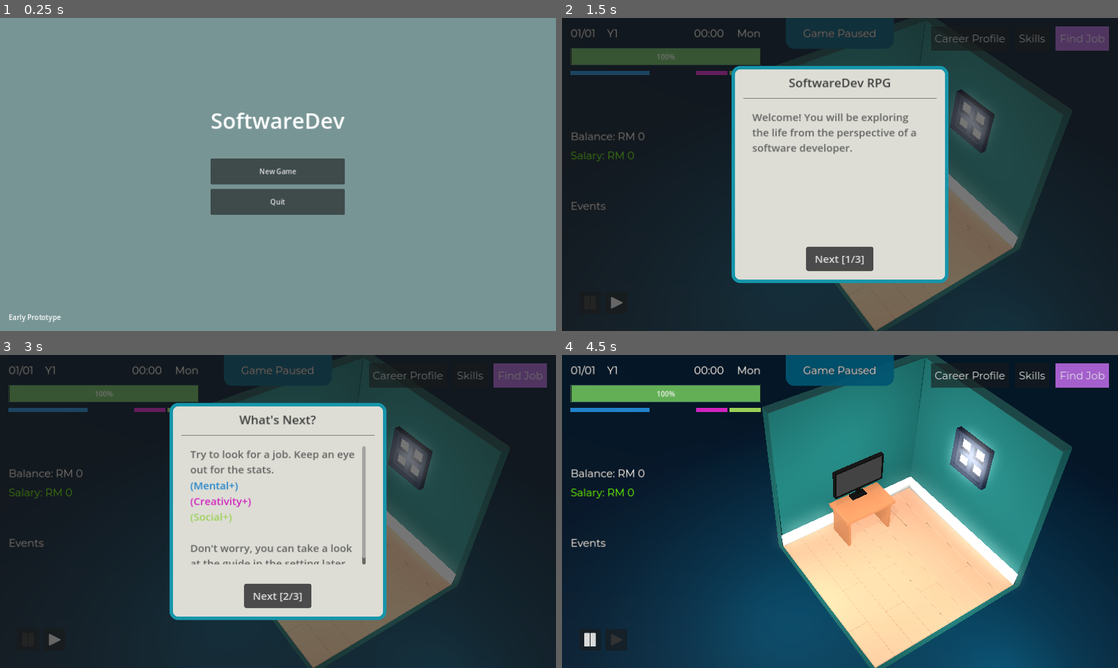
Above: before the commit, frames 1-4 (two rows, left to right).
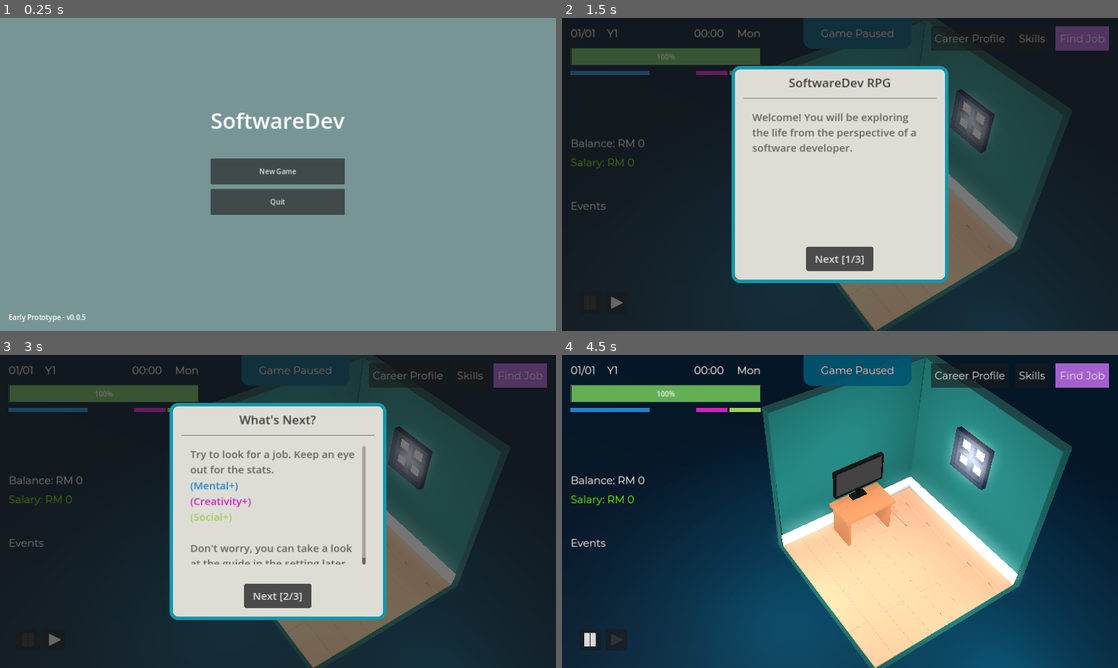
Above: after the commit, the same moments.

Repository: Xavier-IV/silver-ili
Game: Godot game, scene res://main.tscn
Two runs of this game, one before a commit and one after it. Both use one fixed random seed, a clock stepped at 60 frames per second and the inputs below.
Inputs (mouse positions are in pixels of both pictures, inside the frame that each line leads up to):
- Up to frame 1 (0.25 s): no input
- Up to frame 2 (1.5 s): click "New Game" at 0.5 s; click (617, 302) at 1.25 s
- Up to frame 3 (3 s): click (55, 639) at 2 s; click "Next [1/3]" at 2.75 s
- Up to frame 4 (4.5 s): click "Next [2/3]" at 3.5 s; click "Let's Go!" at 4.25 s

The runs differ from the first frame. In frame 1, less than 0.1% of the frame differs, in the area x 11-16%, y 94-97%; in frame 2, 1.0%; in frame 3, 1.0%; in frame 4, 1.5%, in the area x 1-63%, y 0-49%.

Commit message:
feat: Added versioning

Diff:
--- a/globals/global_var.gd
+++ b/globals/global_var.gd
@@ -5,6 +5,8 @@
 	# GlobalSave.load()
 	pass
 
+
+var version = "v0.0.5"
 
 var current_job = {}
 
--- a/main.tscn
+++ b/main.tscn
@@ -1,7 +1,8 @@
-[gd_scene load_steps=5 format=3 uid="uid://d3yyx8kaqjhpm"]
+[gd_scene load_steps=6 format=3 uid="uid://d3yyx8kaqjhpm"]
 
 [ext_resource type="Script" path="res://scenes/MainMenu/play_button.gd" id="1_4dqs0"]
 [ext_resource type="Script" path="res://scenes/MainMenu/quit_button.gd" id="2_lun3v"]
+[ext_resource type="Script" path="res://version_label.gd" id="3_thk5u"]
 
 [sub_resource type="StyleBoxFlat" id="StyleBoxFlat_stffi"]
 bg_color = Color(0.470588, 0.584314, 0.584314, 1)
@@ -77,6 +78,7 @@
 [node name="HFlowContainer" type="HFlowContainer" parent="PanelContainer/VBoxContainer/MarginContainer"]
 layout_mode = 2
 
-[node name="Label" type="Label" parent="PanelContainer/VBoxContainer/MarginContainer/HFlowContainer"]
+[node name="VersionLabel" type="Label" parent="PanelContainer/VBoxContainer/MarginContainer/HFlowContainer"]
 layout_mode = 2
 text = "Early Prototype"
+script = ExtResource("3_thk5u")
--- a/menus/menu.tscn
+++ b/menus/menu.tscn
@@ -353,7 +353,8 @@
 anchor_right = 1.0
 anchor_bottom = 1.0
 offset_top = -44.24
-offset_bottom = -44.24
+offset_right = 81.0
+offset_bottom = 26.76
 grow_horizontal = 2
 grow_vertical = 2
 script = ExtResource("20_k7oud")
@@ -532,6 +533,8 @@
 anchors_preset = 15
 anchor_right = 1.0
 anchor_bottom = 1.0
+offset_right = 169.0
+offset_bottom = 31.0
 grow_horizontal = 2
 grow_vertical = 2
 size_flags_vertical = 1
@@ -549,6 +552,8 @@
 anchors_preset = 15
 anchor_right = 1.0
 anchor_bottom = 1.0
+offset_right = 145.0
+offset_bottom = 31.0
 grow_horizontal = 2
 grow_vertical = 2
 size_flags_vertical = 1
--- /dev/null
+++ b/version_label.gd
@@ -0,0 +1,11 @@
+extends Label
+
+
+# Called when the node enters the scene tree for the first time.
+func _ready():
+	text = "Early Prototype - %s" % GlobalVar.version
+
+
+# Called every frame. 'delta' is the elapsed time since the previous frame.
+func _process(delta):
+	pass
